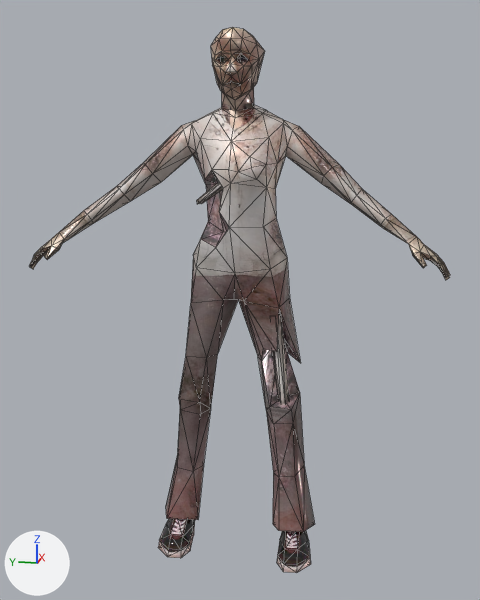
One commit to the glTF model visualization/3D/models/3DRT/zombie_female3_text7_crawl.glb: the scene before it, then after it.
One viewpoint serves both versions: a 50 mm camera at (-21.95, -4.55, 14.54) aimed at (-0.38, -0.23, 9.15). The lights are fixed; the arrows at lower left show +X, +Y and +Z. Mesh edges are drawn as thin lines.

In view in the first picture: 'female_zomb_v3.ms3d.m'.
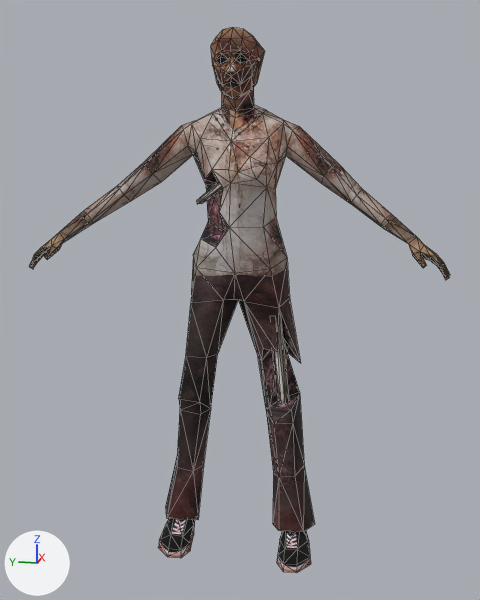
Scene script edits in JSON lines:
```json
{"op": "set", "path": "img_zomb_f_07", "old": "load_image('zomb-f_07', '_unpacked/zomb-f_07', 1024, 1024, 'Non-Color')", "new": "load_image('zomb-f_07', '_unpacked/zomb-f_07', 1024, 1024, 'sRGB')"}
{"block": "mat_zombie", "where": "n0 = _N.new('ShaderNodeBsdfPrincipled'); n0.name = 'Principled BSDF'"}
{"op": "add", "block": "mat_zombie", "code": "n0.inputs[2].default_value = 1.0  # 'Roughness'"}
{"op": "remove", "block": "mat_zombie", "code": "n3 = _N.new('ShaderNodeSeparateColor'); n3.name = 'Separate Color'"}
{"op": "remove", "block": "mat_zombie", "code": "n4 = _N.new('ShaderNodeTexImage'); n4.name = 'Image Texture.001'"}
{"op": "remove", "block": "mat_zombie", "code": "n4.image = img_zomb_f_07"}
{"op": "remove", "block": "mat_zombie", "code": "_L.new(n3.outputs[2], n0.inputs[1])  # 'Blue' to 'Metallic'"}
{"op": "remove", "block": "mat_zombie", "code": "_L.new(n3.outputs[1], n0.inputs[2])  # 'Green' to 'Roughness'"}
{"op": "remove", "block": "mat_zombie", "code": "_L.new(n4.outputs[0], n3.inputs[0])  # 'Color' to 'Color'"}
```

Where the change shows, as pixel boxes (x1, y1, x2, y2) in the pictures (480 x 600 px):
```json
{"object": "female_zomb_v3.ms3d.m", "change": "surface changed", "before": [30, 27, 450, 573], "after": [30, 27, 450, 573]}
```
